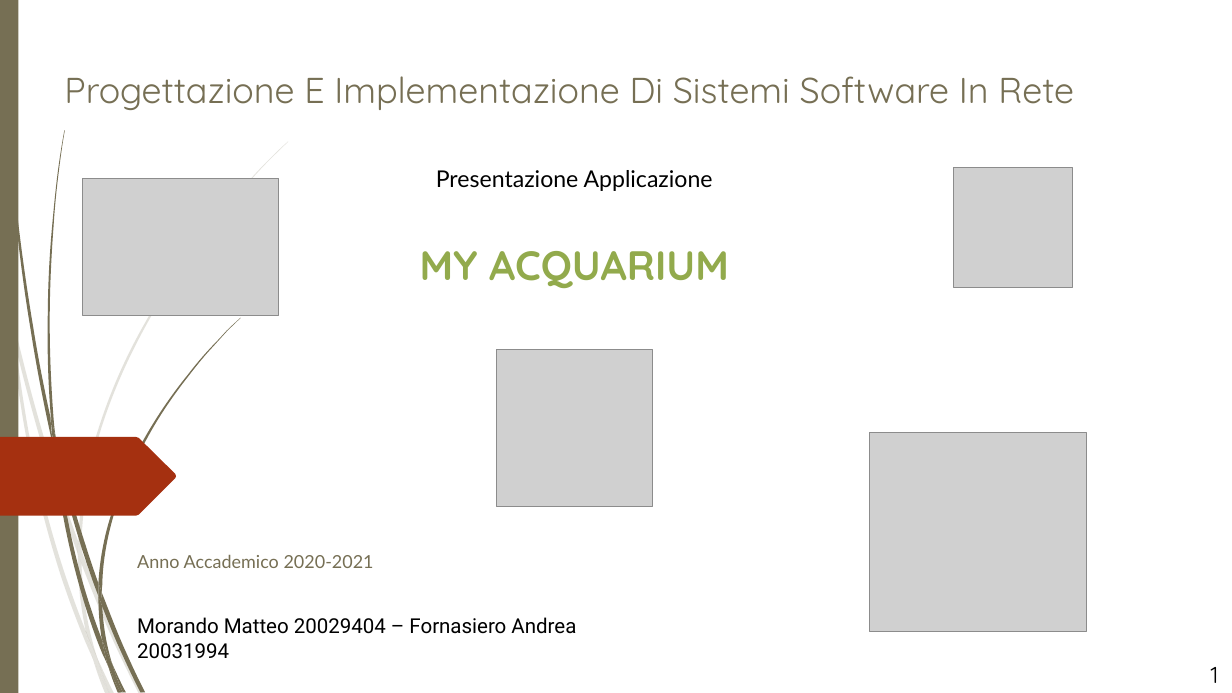
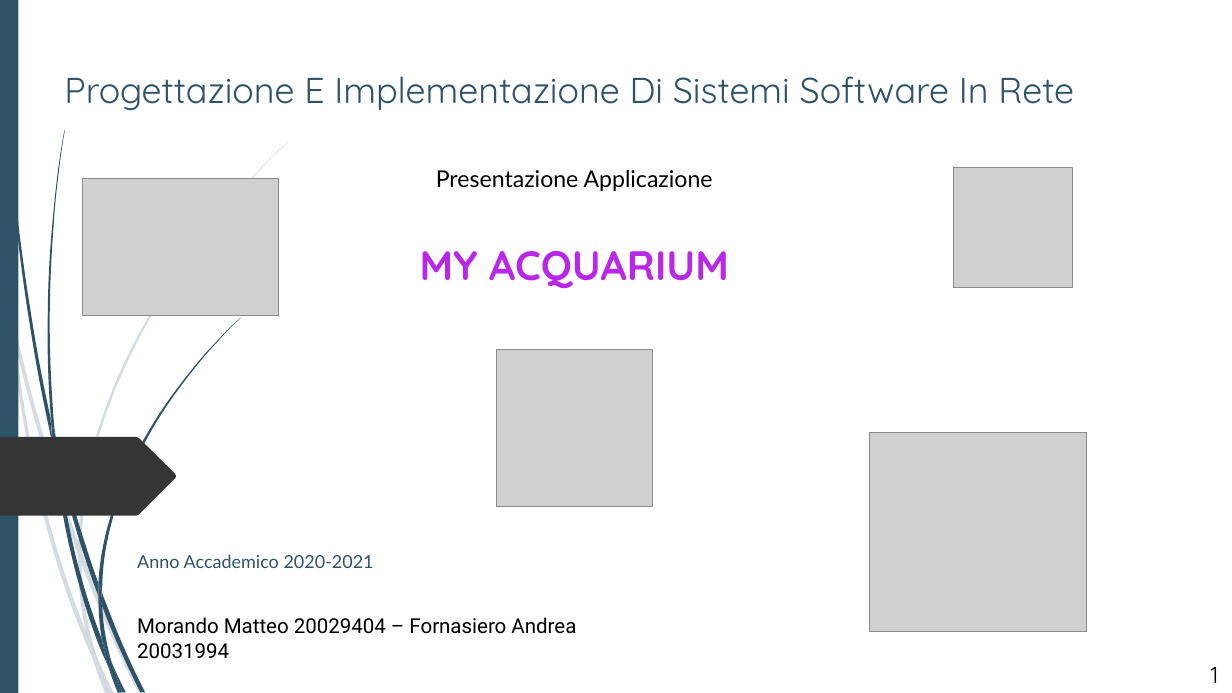
Before and after one commit to MatteoMa/MyAcquarium, a slide deck: slide 1 of presentazione applicazione.pptx. Drawn at 1232x693 pixels with LibreOffice and Linux fonts; fonts in the diff are those of the drawing; grey boxes stand for pictures. Boxes give left, top, right and bottom in pixels: in the first picture for what was removed or moved away, otherwise in the second. Text is boxed around its words. In the diff, an @@ line names an element or a change of style, - is before the commit and + after.

```diff
--- a/presentazione applicazione.pptx
+++ b/presentazione applicazione.pptx
@@ freeform shape at (3, 0, 53, 445): fill #766F54 to #2E5369; outline redrawn @@
@@ title "Progettazione E Implementazione Di Sistemi ..." at (64, 76, 1074, 110): text colour #766F54 to #2E5369 @@
@@ fill #766F54 to #2E5369 in 12 elements at (55, 436, 98, 596), (102, 592, 145, 692), (53, 441, 108, 667), (113, 665, 127, 693), (51, 415, 59, 467), (98, 318, 240, 592), (108, 667, 120, 693), (98, 596, 112, 665), (98, 583, 102, 606), (102, 639, 123, 692), (0, 0, 18, 693), (47, 130, 65, 436) @@
@@ text "MY ACQUARIUM" at (420, 251, 729, 289): text colour #92AA4C to #B927E9 @@
@@ freeform shape at (0, 437, 177, 516): fill #A53010 to #353535 @@
@@ subtitle "Anno Accademico 2020-2021" at (137, 554, 374, 568): text colour #766F54 to #2E5369 @@
@@ fill #766F54 at 20% opacity to #2E5369 at 20% opacity in 10 elements at (0, 261, 10, 323), (13, 319, 79, 554), (81, 551, 143, 693), (97, 657, 115, 693), (10, 323, 93, 660), (78, 554, 97, 657), (79, 141, 288, 551), (93, 660, 110, 693), (78, 542, 81, 564), (86, 631, 110, 693) @@
```
Also in this commit, not shown: 12 other slides changed.
